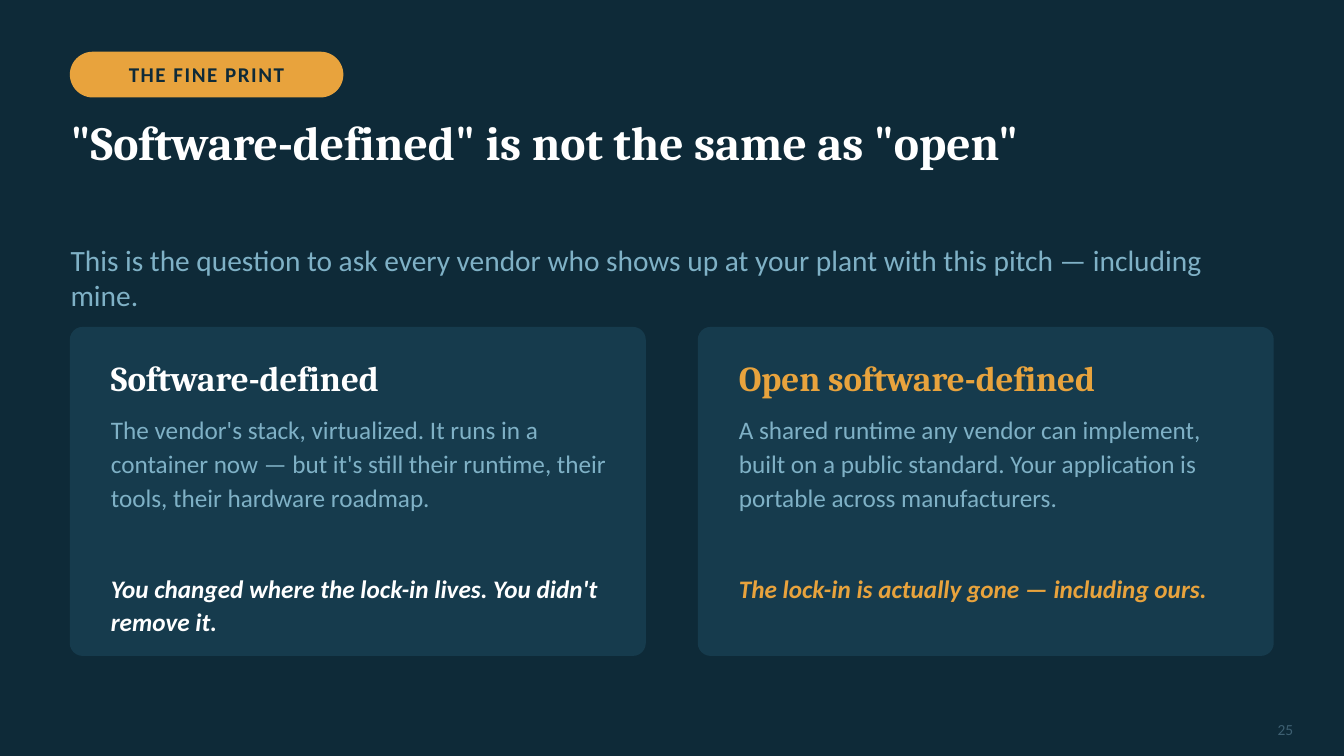
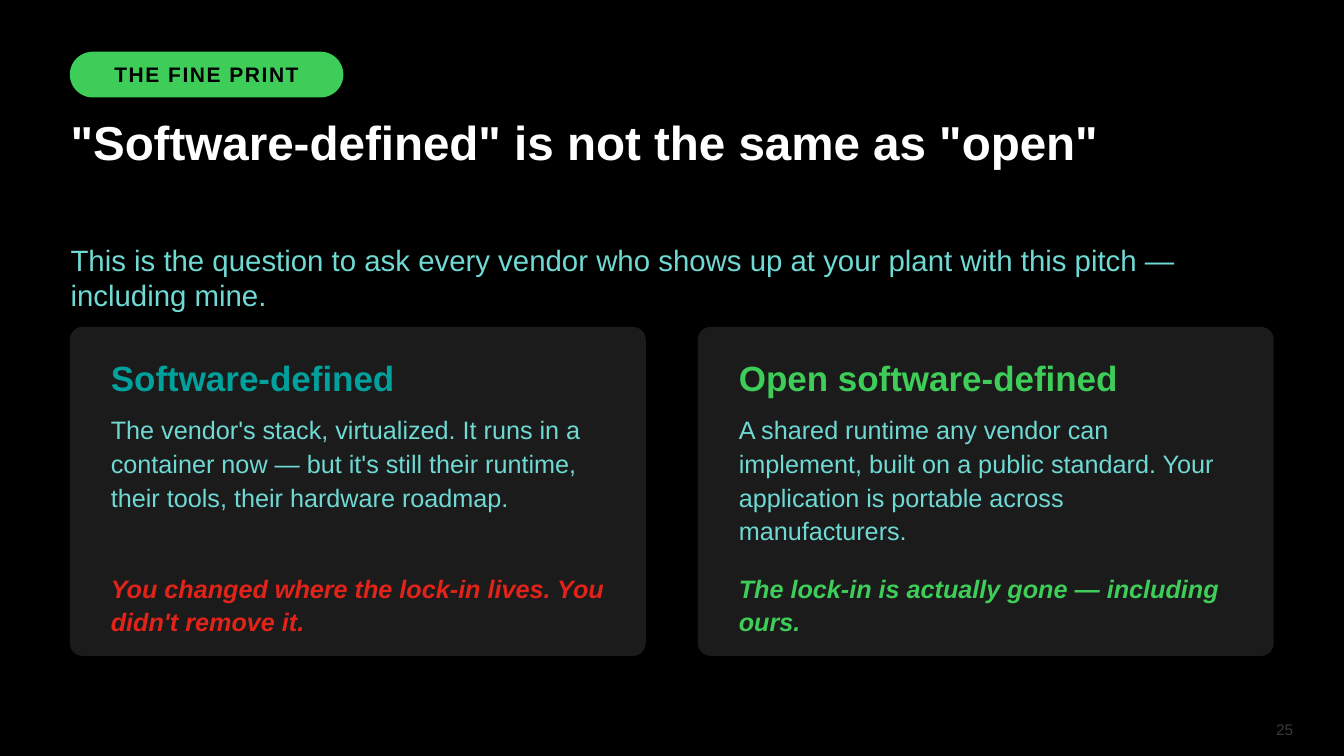
Before and after one commit to KyleSandersSE/AgentSE, a slide deck: slide 25 of presentations/tri-state-2026/SDA-Water-Wastewater-TriState-2026.pptx. Drawn at 1344x756 pixels with LibreOffice and Linux fonts; fonts in the diff are those of the drawing. Boxes give left, top, right and bottom in pixels: in the first picture for what was removed or moved away, otherwise in the second. Text is boxed around its words. In the diff, an @@ line names an element or a change of style, - is before the commit and + after.

```diff
--- a/presentations/tri-state-2026/SDA-Water-Wastewater-TriState-2026.pptx
+++ b/presentations/tri-state-2026/SDA-Water-Wastewater-TriState-2026.pptx
@@ background #0E2A38 to #000000 @@
@@ text "THE FINE PRINT" at box(114, 67, 298, 82): font Calibri to Arial, text colour #0E2A38 to #000000 @@
@@ rounded rectangle at box(71, 52, 343, 97): fill #E8A33D to #3DCD58; outline #E8A33D 1 pt to #3DCD58 1 pt @@
@@ text ""Software-defined" is not the same ..." at box(71, 125, 1098, 169): font Cambria to Arial @@
@@ rounded rectangle at box(71, 328, 645, 655): fill #163B4D to #1B1B1B; outline #163B4D 1 pt to #1B1B1B 1 pt @@
@@ rounded rectangle at box(699, 328, 1273, 655): fill #163B4D to #1B1B1B; outline #163B4D 1 pt to #1B1B1B 1 pt @@
@@ text "Software-defined" at box(111, 365, 394, 392): font Cambria to Arial, text colour #FFFFFF to #00A19C @@
@@ text "Open software-defined" at box(739, 365, 1118, 398): font Cambria to Arial, text colour #E8A33D to #3DCD58 @@
@@ font Calibri to Arial, text colour #7FB1C6 to #6FD9D4 in 3 elements at box(71, 249, 1137, 312), box(111, 420, 580, 512), box(739, 420, 1214, 541) @@
@@ text "You changed where the lock-in ..." at box(111, 579, 604, 632): font Calibri to Arial, text colour #FFFFFF to #E2231A @@
@@ text "The lock-in is actually gone ..." at box(739, 579, 1219, 632): font Calibri to Arial, text colour #E8A33D to #3DCD58 @@
@@ text "25" at box(1276, 724, 1293, 735): font Calibri to Arial, text colour #3E6072 to #3A3A3A @@
```
Also in this commit, not shown: 32 other slides changed, 2 other files.
